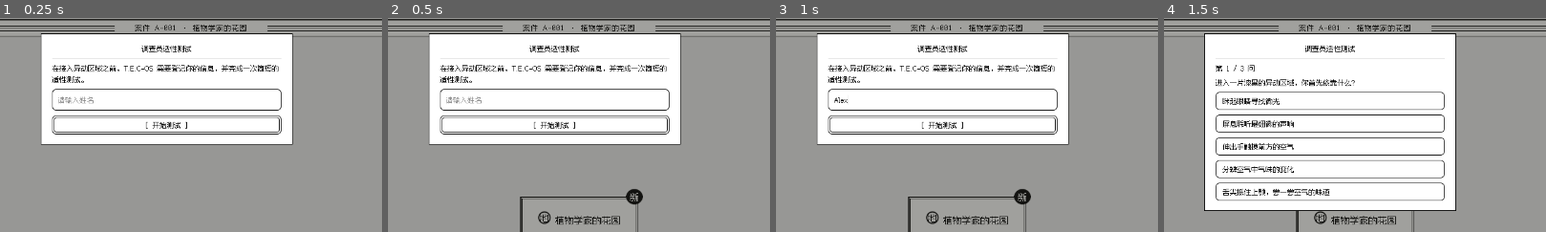
Above: before the commit, frames 1-4 (left to right).
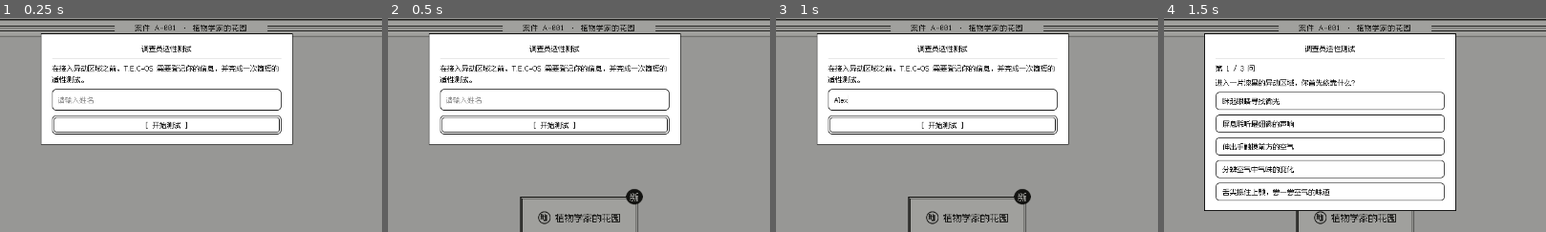
Above: after the commit, the same moments.

Repository: ChrisUtada/tecnode
Game: Godot game, scene res://scenes/Desktop.tscn
Two runs of this game, one before a commit and one after it. Both use one fixed random seed, a clock stepped at 60 frames per second and the inputs below.
Inputs (mouse positions are % of the whole screen's width and height, from its top left):
- Up to frame 1 (0.25 s): no input
- Up to frame 2 (0.5 s): no input
- Up to frame 3 (1 s): click (50, 28) at 0.52 s; type "Alex" at 0.6 s
- Up to frame 4 (1.5 s): click "[ 开始测试 ]" at 1.25 s
The pictures show only the part of the screen within x 28-78%, y 9-59%; the shares and areas given below are measured in that part.

Frame 1 is identical in both runs. In frame 2, 0.6% of the frame differs, in the area x 39-61%, y 90-97%; in frame 3, 0.6%; in frame 4, 0.6%.

Commit message:
Godot 移植：修复窗体增高与字牌对齐（打字机全文占位 / 圈内字号收口）

Diff:
--- a/ydgodot/scenes/cards/NodeCard.gd
+++ b/ydgodot/scenes/cards/NodeCard.gd
@@ -39,12 +39,12 @@
 const GLYPH_GAP := 6.0
 ## 标题 Label 的固定高度（单行，副标已删）
 const TITLE_H := 16.0
-## **墨迹中心距标题矩形顶边的高度**（16px 高的标题框里，12px CJK 墨迹约 11.7px、中心在
-## 顶边下 5.0~5.5px）。标题用 `VERTICAL_ALIGNMENT_TOP` 而不是 CENTER —— CENTER 让 Godot
-## 去居中「行盒」（行高 12 + line_spacing 3），实测同一条规则在不同倍率/DPI 下墨迹会漂 1.6px，
+## **墨迹中心距标题矩形顶边的高度**。标题用 `VERTICAL_ALIGNMENT_TOP` 而不是 CENTER ——
+## CENTER 让 Godot 去居中「行盒」，实测同一条规则在不同倍率/DPI 下墨迹会漂 1.6px，
 ## 方块只能对着某一档去调，换台机器或换个缩放就又歪了（用户两次反馈「偏上 / 偏下」都源于此）。
-## 顶部对齐后墨迹从固定高度垂下，倍率 0.94~1.7 实测只漂 0.7px，方块便能稳稳对着卡中线。
-const TITLE_INK_CY := 5.0
+## 顶部对齐后墨迹从固定高度垂下。`font-fusion` 12px 的行盒是 asc 13 / desc 3，
+## 墨迹中心在 `(asc + desc) / 2 = 8px` 处 —— 符号圆心必须也落在卡中线上，两者才对齐。
+const TITLE_INK_CY := 8.0
 ## 双击判定窗口（对齐浏览器 dblclick 的默认 ~500ms：之前收紧到 280ms，
 ## 玩家用正常节奏点两下就经常被判成两次单击，「双击无法展开」就是这么来的）
 const DBL_MS := 500
--- a/ydgodot/scenes/windows/DetailWin.gd
+++ b/ydgodot/scenes/windows/DetailWin.gd
@@ -130,6 +130,9 @@
 	await get_tree().process_frame
 	var h := _rows.get_combined_minimum_size().y
 	set_inner_height(h + SysWindow.BAR_H + 20.0)
+	## 长简介同样不能把窗底顶出画面：贴到底就整体上移
+	if position.y + size.y > 740.0:
+		position.y = maxf(8.0, 740.0 - size.y)
 
 
 func _intro_text(n: Dictionary, kind: String) -> String:
--- a/ydgodot/scenes/windows/NarrCard.gd
+++ b/ydgodot/scenes/windows/NarrCard.gd
@@ -26,6 +26,9 @@
 	var target := SysWindow.BAR_H + 20.0 + _text.get_combined_minimum_size().y
 	if absf(size.y - (target + SysWindow.PAD * 2.0)) > 0.5:
 		set_inner_height(target)
+	## 长旁白把窗口撑到屏幕外时把顶边提上来，保证最后一行仍在画面里
+	if position.y + size.y > 740.0:
+		position.y = maxf(8.0, 740.0 - size.y)
 
 
 func text_of() -> String:
--- a/ydgodot/tests/headless/test_ui.gd
+++ b/ydgodot/tests/headless/test_ui.gd
@@ -490,6 +490,69 @@
 	demo.queue_free()
 	await process_frame
 
+	## 7c1c) 字牌笔画必须留缝：字号按圈内径的 ~2/3 取，笔画高度 < 内径。
+	## （旧版文字档画 12px：CJK 墨高 16 > 内径 13.8，直接顶到弧线上。）
+	var gpx := KindGlyph.glyph_font_px(8.0, 1.0)
+	var gfont := TecTheme.font()
+	var gink := gfont.get_ascent(gpx) + gfont.get_descent(gpx)
+	check("字牌字号收在 9~10px（旧版文字档 12px 顶圈）",
+		gpx >= 9 and gpx <= 10, "px %d" % gpx)
+	check("字牌笔画高度 < 圈内径（四边留缝）",
+		gink < 16.0 - 2.0 * 1.1, "墨高 %.1f / 内径 %.1f" % [gink, 16.0 - 2.2])
+
+	## 7c1d) 打字机必须**全程按全文**占位：`visible_characters` 会让 Label 只在
+	## 剩余字里算最小高度，窗体会塌成一行、正文溢出框外（用户反馈）。
+	## 判据：打字期间的最小高度 == 同宽纯 Label（visible_characters=-1）的最小高度。
+	var long_text := "植物学家的花园里种着许多花草，花盆沿上还摆着一把小铲子。".repeat(12)
+	var tbox := Control.new()
+	tbox.size = Vector2(360.0, 480.0)
+	root.add_child(tbox)
+	var tw := TecTheme.narrative_label(long_text, TecTheme.TEXT)
+	tw.custom_minimum_size = Vector2(300.0, 0.0)
+	tbox.add_child(tw)
+	tw.start_typing()
+	await process_frame
+	await process_frame
+	var ref := Label.new()
+	ref.text = long_text
+	ref.add_theme_font_override("font", TecTheme.font())
+	ref.add_theme_font_size_override("font_size", 12)
+	ref.add_theme_constant_override("line_spacing", TecTheme.NARR_LINE_SPACING)
+	ref.autowrap_mode = TextServer.AUTOWRAP_WORD_SMART
+	ref.size = Vector2(tw.size.x, 480.0)
+	tbox.add_child(ref)
+	await process_frame
+	check("打字进行中（只揭示了几个字）",
+		tw.is_typing() and tw.visible_characters >= 0 and tw.visible_characters < 6,
+		"typing=%s vc=%d" % [tw.is_typing(), tw.visible_characters])
+	check("打字期间最小高度 = 全文高度（不会塌回一行）",
+		absf(tw.get_combined_minimum_size().y - ref.get_combined_minimum_size().y) < 0.5,
+		"打字 %.1f / 全文 %.1f（宽 %.0f）" % [tw.get_combined_minimum_size().y,
+			ref.get_combined_minimum_size().y, tw.size.x])
+	tbox.queue_free()
+
+	## 7c1e) 叙事卡：底板盖满整窗 + 按全文增高。长文打字期间若只长一点，
+	## 正文会画在底板之外 —— 读起来就是「窗口是透明的」。
+	var nc := NarrCard.new()
+	nc.setup_narr("测试", long_text)
+	root.add_child(nc)
+	await process_frame
+	await process_frame
+	await process_frame
+	var nbg := nc.get_node_or_null("bg") as Control
+	var ntxt := nc.get_node_or_null("body/content/narr_text") as TypewriterLabel
+	check("叙事卡底板与整窗同比（长高后不露桌面）",
+		nbg != null and absf(nbg.size.y - (nc.size.y - SysWindow.PAD * 2.0)) < 0.01
+			and absf(nbg.size.x - (nc.size.x - SysWindow.PAD * 2.0)) < 0.01,
+		"null" if nbg == null else "底板 %s / 窗 %s" % [nbg.size, nc.size])
+	check("叙事卡按全文增高（打字期间不缩回一行）",
+		ntxt != null and absf(nc.size.y - SysWindow.PAD * 2.0
+			- (SysWindow.BAR_H + 20.0 + ntxt.get_combined_minimum_size().y)) < 1.0,
+		"null" if ntxt == null else "窗内高 %.1f / 文字 %.1f" % [
+			nc.size.y - SysWindow.PAD * 2.0, ntxt.get_combined_minimum_size().y])
+	nc.queue_free()
+	await process_frame
+
 	# 7c2) 状态三态：副标删掉后，折叠与未探索必须能只靠「纸 + 框」区分
 	#   未探索 = 纸色平面 + 虚线框；折叠 = 白纸 + 虚线框；已探索 = 白纸 + 实线框
 	if lod_card != null:
--- a/ydgodot/ui/KindGlyph.gd
+++ b/ydgodot/ui/KindGlyph.gd
@@ -19,17 +19,28 @@
 func _draw() -> void:
 	var c := size * 0.5
 	var r := radius
-	var sw := maxf(1.0, 1.7 / maxf(zoom, 0.1))
+	var sw := maxf(1.0, 1.1 / maxf(zoom, 0.1))
 	draw_arc(c, maxf(r - sw * 0.5, 0.5), 0.0, TAU, 40, col, sw, true)
 	var glyph := String(GLYPH_TEXT.get(kind, "?"))
 	var font := TecTheme.font()
-	var px := TecTheme.FS_BODY if minf(size.x, size.y) < 30.0 else TecTheme.FS_DISPLAY
+	## 字要明显小于圈：占圈内径的 ~2/3，四边留出呼吸缝，笔画才不会顶到弧线上。
+	## （旧版文字档直接画 12px、缩略档画 24px，圈内径只有 13/30，一放大就糊成一团�?
+	var px := glyph_font_px(r, zoom)
 	var w := font.get_string_size(glyph, HORIZONTAL_ALIGNMENT_CENTER, -1, px).x
 	var asc := font.get_ascent(px)
 	var desc := font.get_descent(px)
 	var baseline := c.y + (asc - desc) * 0.5
 	draw_string(font, Vector2(c.x - w * 0.5, baseline), glyph,
 		HORIZONTAL_ALIGNMENT_CENTER, -1, px, col)
+
+
+## 圈内字号：取**描边内缘**围成的内径（外径 − 2×描边）的 ~3/5，再夹到 9..22。
+## 汉字实心笔画比西文墨盒高（12px 时约 16px），按 2/3 取会顶到弧线上；
+## 抽成静态函数是为了测试能直接断言「笔画 < 内径」，不依赖渲染截图。
+static func glyph_font_px(radius: float, zoom: float) -> int:
+	var sw := maxf(1.0, 1.1 / maxf(zoom, 0.1))
+	var inner_d := maxf((radius - sw) * 2.0, 1.0)
+	return clampi(int(round(inner_d * 0.62)), 9, 22)
 
 
 func set_kind(k: String) -> void:
--- a/ydgodot/ui/TypewriterLabel.gd
+++ b/ydgodot/ui/TypewriterLabel.gd
@@ -7,6 +7,7 @@
 
 var _typing := false
 var _shown := 0.0
+var _reserve_h := 0.0
 
 
 func configure(p_text: String, p_size: int = 12, p_color: Color = Color.BLACK) -> void:
@@ -22,6 +23,7 @@
 	_typing = false
 	_shown = 0.0
 	set_process(false)
+	_update_reserve()
 
 
 func start_typing(p_text: String = "") -> void:
@@ -30,6 +32,7 @@
 	if text.is_empty():
 		finish_typing()
 		return
+	_update_reserve()
 	_shown = 0.0
 	visible_characters = 0
 	_typing = true
@@ -48,6 +51,7 @@
 func reset_text(p_text: String) -> void:
 	text = p_text
 	finish_typing()
+	_update_reserve()
 
 
 func is_typing() -> bool:
@@ -60,6 +64,38 @@
 	return text.substr(0, visible_characters)
 
 
+## 逐字期间 `visible_characters` 会参与 Label 自身的最小尺寸计算：只剩两三个字时
+## 高度被算成「一行」，窗体按这个值增高就会把正文压在框外。Label 不允许改
+## `_get_minimum_size`，所以这里把**全文高度**写进 `custom_minimum_size.y`：
+## `get_combined_minimum_size()` 会取它和 Label 自身最小值的较大者 —— 布局永远为
+## 整段文字留位，打字只改变揭示进度，窗口只增高一次。
+func _update_reserve() -> void:
+	var font := get_theme_font("font")
+	var fs := get_theme_font_size("font_size")
+	if font == null or text.is_empty():
+		_reserve_h = 0.0
+		custom_minimum_size.y = 0.0
+		return
+	var wrap_w := size.x
+	if wrap_w <= 0.0:
+		wrap_w = custom_minimum_size.x
+	if wrap_w <= 0.0:
+		return
+	var full := font.get_multiline_string_size(text, HORIZONTAL_ALIGNMENT_LEFT, wrap_w, fs)
+	var line_h := maxf(font.get_height(fs), 1.0)
+	var lines := maxi(1, int(round(full.y / line_h)))
+	var h := full.y + maxf(lines - 1, 0) * float(get_theme_constant("line_spacing"))
+	if absf(_reserve_h - h) < 0.5:
+		return
+	_reserve_h = h
+	custom_minimum_size.y = h
+
+
+func _notification(what: int) -> void:
+	if what == NOTIFICATION_RESIZED:
+		_update_reserve()
+
+
 func _process(delta: float) -> void:
 	if not _typing:
 		return
Binary file changed: ydgodot/docs/p2_10_archive.png
Binary file changed: ydgodot/docs/p2_11_memory_card.png
Binary file changed: ydgodot/docs/p2_12_memory_play.png
Binary file changed: ydgodot/docs/p2_13_dialogue.png
Binary file changed: ydgodot/docs/p2_14_dialogue_join.png
Binary file changed: ydgodot/docs/p2_15_monologue.png
Binary file changed: ydgodot/docs/p2_16_music.png
Binary file changed: ydgodot/docs/p2_17_music_dock.png
Binary file changed: ydgodot/docs/p2_18_matrix_seed.png
Binary file changed: ydgodot/docs/p2_19_garden_seed.png
Binary file changed: ydgodot/docs/p2_1_case_map.png
Binary file changed: ydgodot/docs/p2_20_garden_narr.png
(and 10 more such lines)
